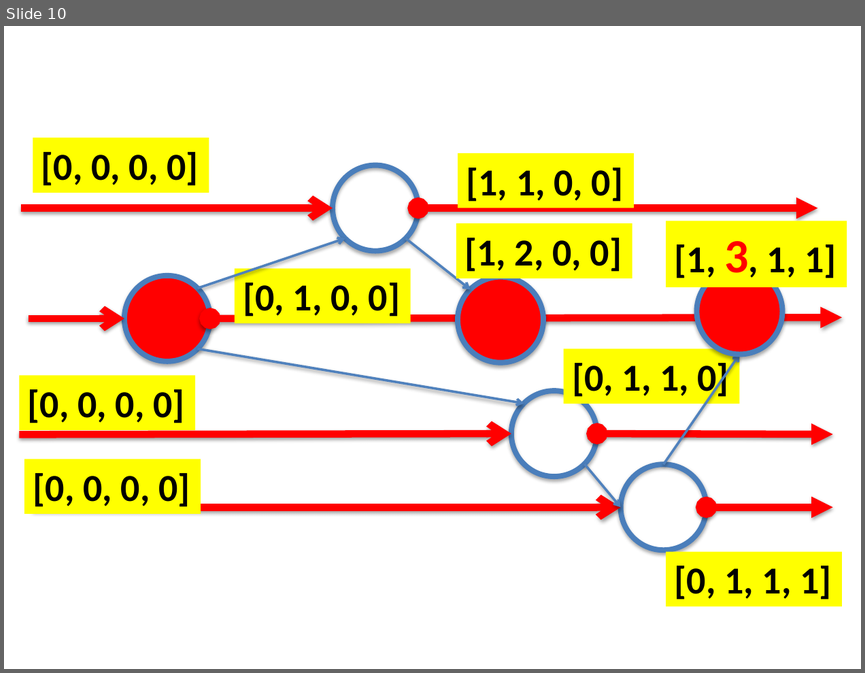
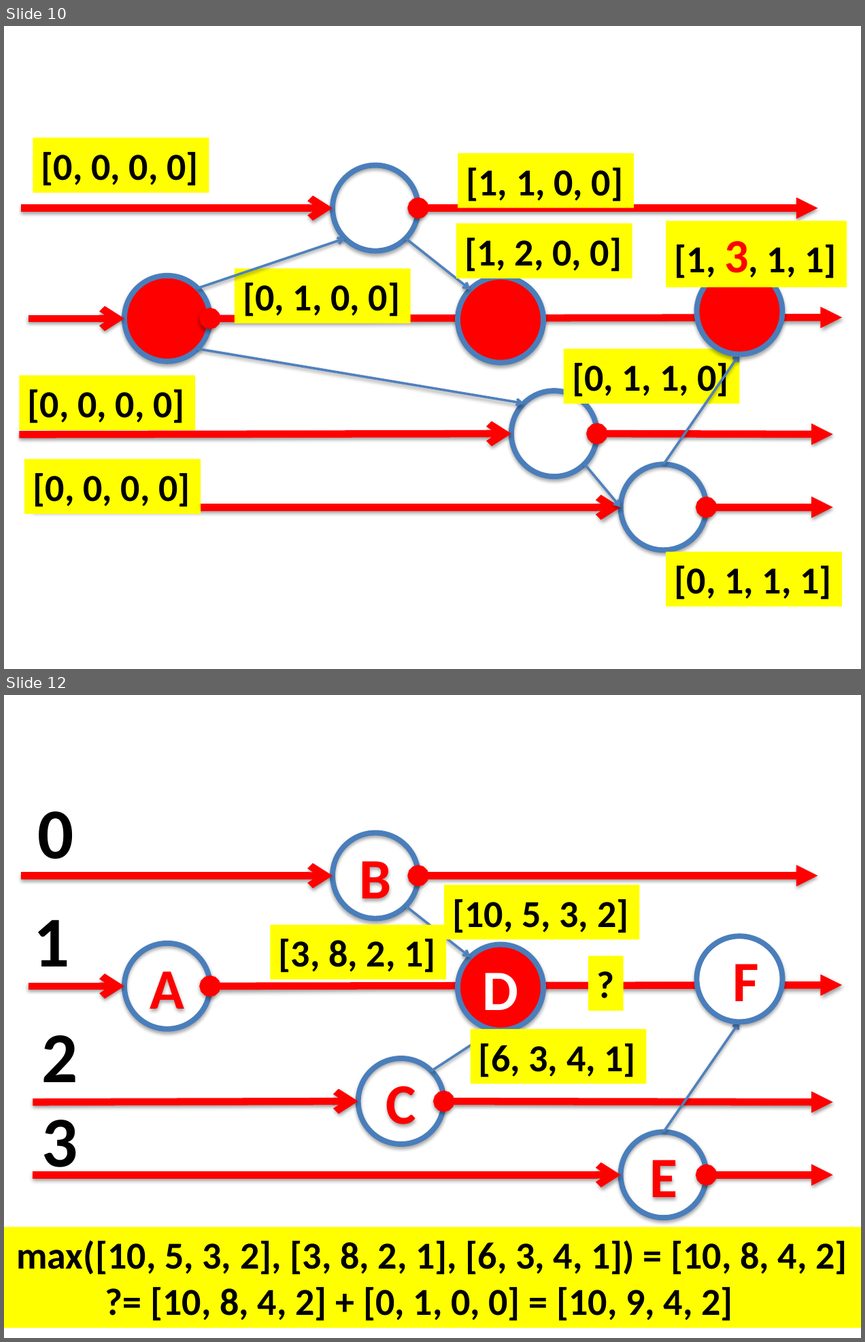
Before and after one commit to kmchandy/kmchandy.github.io, a slide deck: TimelineDiagrams/VectorTimestamps.pptx. Shown one above the other, each under a label of ours: slide 10 before the commit, slides 10 and 12 after it; the slides between them are not shown. The pictures are 865x673 and 865x1342 pixels, drawn with LibreOffice and Linux fonts; fonts in the diff are those of the drawing. Boxes give left, top, right and bottom in pixels: in the first picture for what was removed or moved away, otherwise in the second. Text is boxed around its words. In the diff, an @@ line names an element or a change of style, - is before the commit and + after.

```diff
--- a/TimelineDiagrams/VectorTimestamps.pptx
+++ b/TimelineDiagrams/VectorTimestamps.pptx
@@ slide 12 added at [4, 695, 861, 1338], background #FFFFFF @@
@@ text added at [37, 811, 73, 875], 60 pt, text #000000, bold @@
+0
@@ ellipse added at [332, 833, 418, 919], outline #4B7EBC 4.5 pt, 48 pt, text #FF0000, bold @@
+B
@@ arrow added from (21, 876) to (332, 876), #FF0000 6 pt @@
@@ double arrow added from (418, 876) to (817, 876), #FF0000 6 pt @@
@@ rectangle added at [443, 884, 639, 939], fill #FFFF00, 32 pt, text #000000, bold @@
+[10, 5, 3, 2]
@@ arrow added from (406, 906) to (470, 957), #4F81BD 2 pt @@
@@ text added at [34, 919, 70, 983], 60 pt, text #000000, bold @@
+1
@@ rectangle added at [271, 925, 446, 979], fill #FFFF00, 32 pt, text #000000, bold @@
+[3, 8, 2, 1]
@@ ellipse added at [696, 936, 782, 1021], fill #FFFFFF, outline #4B7EBC 4.5 pt, 48 pt, text #FF0000, bold @@
+F
@@ ellipse added at [124, 943, 209, 1029], outline #4B7EBC 4.5 pt, 48 pt, text #FF0000, bold @@
+A
@@ ellipse added at [458, 945, 543, 1030], fill #FF0000, outline #4B7EBC 4.5 pt, 48 pt, text #FFFFFF, bold @@
+D
@@ rectangle added at [588, 955, 623, 1011], fill #FFFF00, 32 pt, text #000000, bold @@
+?
@@ arrow added from (28, 986) to (124, 986), #FF0000 6 pt @@
@@ double arrow added from (209, 986) to (842, 985), #FF0000 6 pt @@
@@ text added at [41, 1035, 77, 1099], 60 pt, text #000000, bold @@
+2
@@ arrow added from (432, 1071) to (493, 1030), #4F81BD 2 pt @@
@@ rectangle added at [470, 1029, 646, 1084], fill #FFFF00, 32 pt, text #000000, bold @@
+[6, 3, 4, 1]
@@ arrow added from (664, 1132) to (739, 1021), #4F81BD 2 pt @@
@@ ellipse added at [358, 1058, 443, 1144], outline #4B7EBC 4.5 pt, 48 pt, text #FF0000, bold @@
+C
@@ arrow added from (33, 1102) to (358, 1101), #FF0000 6 pt @@
@@ double arrow added from (443, 1101) to (832, 1102), #FF0000 6 pt @@
@@ text added at [41, 1107, 77, 1181], 60 pt, text #000000, bold @@
+3
@@ ellipse added at [621, 1132, 706, 1218], outline #4B7EBC 4.5 pt, 48 pt, text #FF0000, bold @@
+E
@@ arrow added from (33, 1175) to (621, 1175), #FF0000 6 pt @@
@@ double arrow added from (706, 1175) to (832, 1175), #FF0000 6 pt @@
@@ rectangle added at [4, 1226, 861, 1327], fill #FFFF00, 32 pt, text #000000, bold @@
+max([10, 5, 3, 2], [3, 8, 2, 1], [6, 3, 4, 1]) = [10, 8, 4, 2]
+?= [10, 8, 4, 2] + [0, 1, 0, 0] = [10, 9, 4, 2]
```
Also in this commit, not shown: 2 other slides added, 10 other files.
